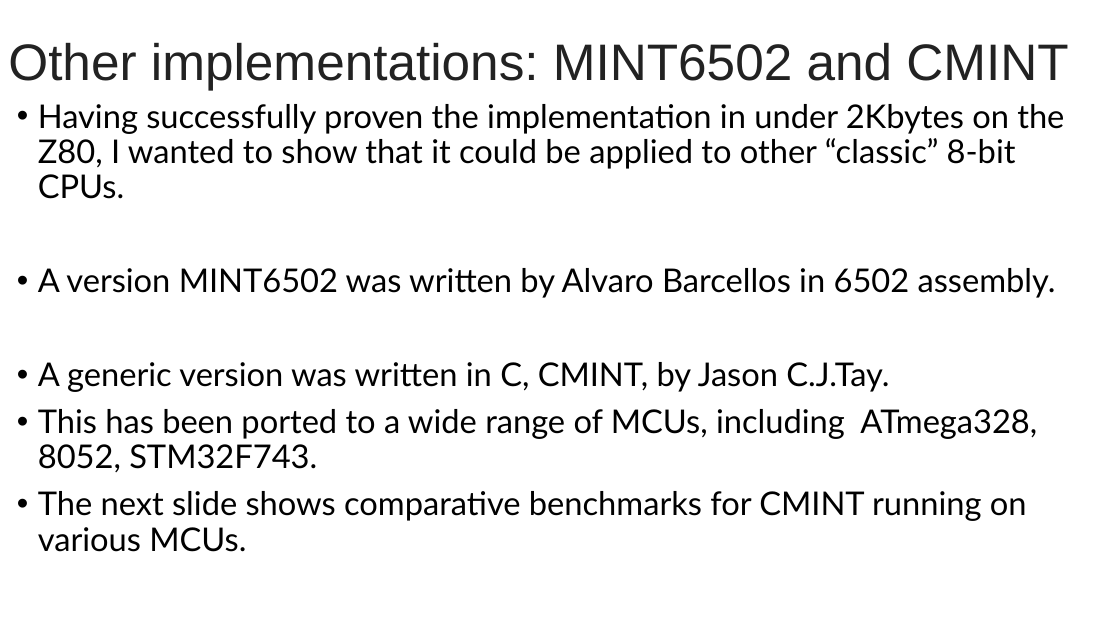
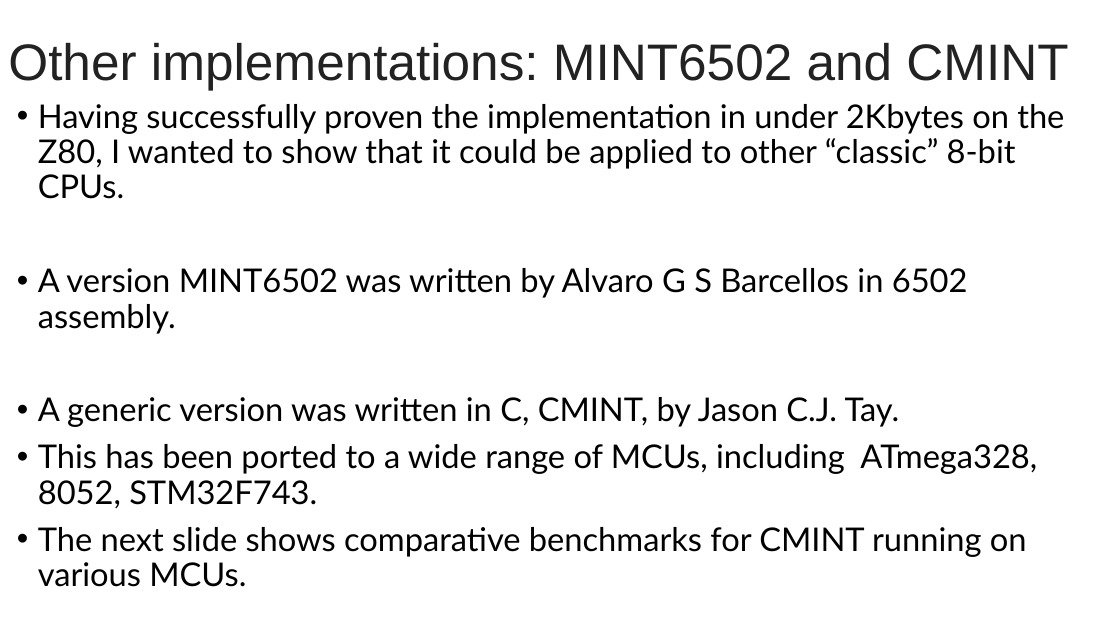
Before and after one commit to orgMINT/MINT, a slide deck: slide 7 of MINT – Forth’s Kid Brother.pptx. Drawn at 1120x630 pixels with LibreOffice and Linux fonts; fonts in the diff are those of the drawing. Boxes give left, top, right and bottom in pixels: in the first picture for what was removed or moved away, otherwise in the second. Text is boxed around its words. In the diff, an @@ line names an element or a change of style, - is before the commit and + after.

```diff
--- a/MINT – Forth’s Kid Brother.pptx
+++ b/MINT – Forth’s Kid Brother.pptx
@@ text at [38,268,968,427]: text changed @@
-• A version MINT6502 was written by Alvaro Barcellos in 6502 assembly.
-• A generic version was written in C, CMINT, by Jason C.J.Tay.
+• A version MINT6502 was written by Alvaro G S Barcellos in 6502 assembly.
+• A generic version was written in C, CMINT, by Jason C.J. Tay.
```
Also in this commit, not shown: 1 other slide changed, 2 slides added, 1 slide removed.
